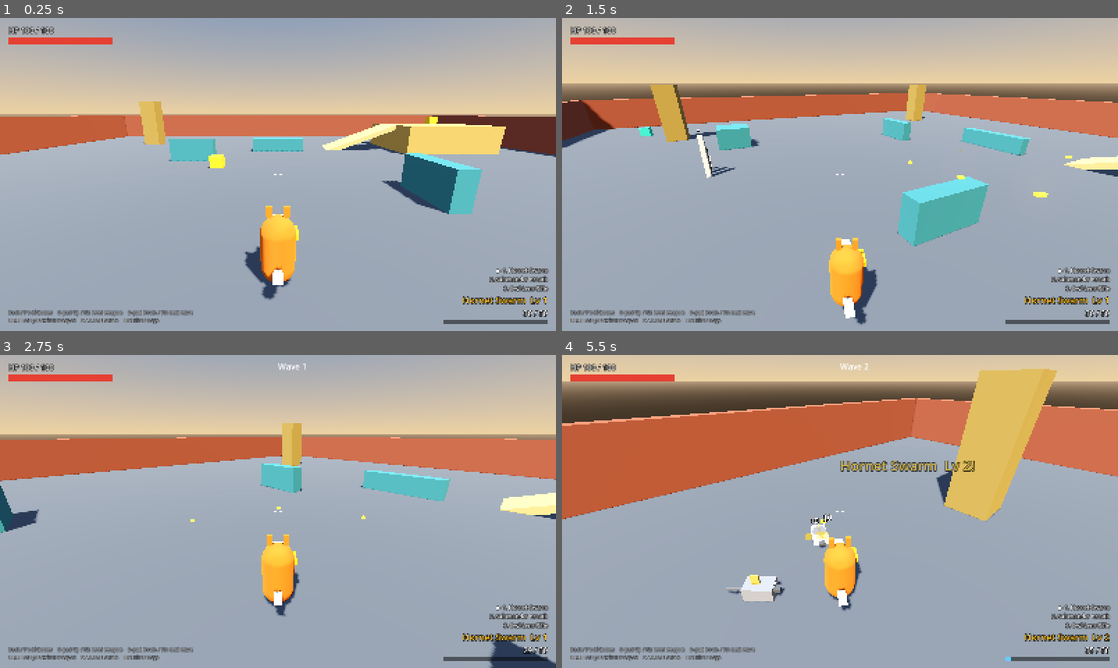
Above: before the commit, frames 1-4 (two rows, left to right).
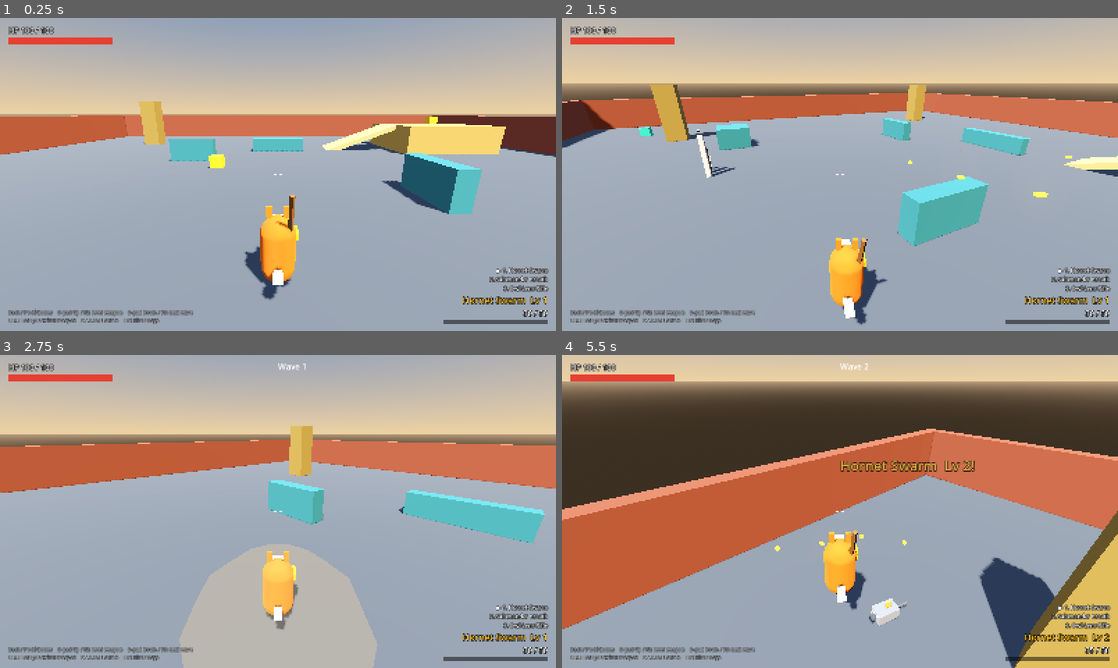
Above: after the commit, the same moments.

Repository: ArcticGizmo/project-fox
Game: Godot game, scene res://scenes/main.tscn
Same seed, same stepped clock (60 frames per second), same inputs: the game is played once before the commit and once after it.
Inputs (mouse positions are in pixels of both pictures, inside the frame that each line leads up to):
- Up to frame 1 (0.25 s): no input
- Up to frame 2 (1.5 s): move the mouse to (962, 158) at 0.52 s; press the mouse at (962, 158) at 0.53 s; hold D (move_right) 0.53-1.28 s; tap Shift (dodge) at 0.6 s; tap Space (jump) at 0.77, 1.07 s; move the mouse to (812, 174) at 1.27 s; release the mouse at (812, 174) at 1.28 s; hold W (move_forward) from 1.28 s (still down); click (812, 174) at 1.35 s
- Up to frame 3 (2.75 s): keep holding W (move_forward); tap Space (jump) at 1.52, 1.82 s; tap F (melee, bound only after the commit) at 1.55, 2.1 s; move the mouse to (289, 505) at 2.02 s; hold Space (jump) from 2.03 s (still down); click (289, 505) at 2.17 s
- Up to frame 4 (5.5 s): keep holding W (move_forward); move the mouse to (834, 517) at 2.77 s; release Space (jump) at 2.78 s; tap Space (jump) at 2.85, 3.02, 3.32, 3.77, 4.07, 4.52, 4.82 s; click (834, 517) at 2.92 s; tap Shift (dodge) at 3.05, 3.6 s; move the mouse to (878, 514) at 3.52 s; press the mouse at (878, 514) at 3.53 s; tap F2 (debug_give_xp) at 4.15 s; move the mouse to (795, 508) at 4.27 s; release the mouse at (795, 508) at 4.28 s; click (795, 508) at 4.35 s; tap F (melee, bound only after the commit) at 4.55 s; tap F3 (debug_next_wave) at 4.9 s; move the mouse to (845, 511) at 5.02 s; hold Space (jump) from 5.03 s (still down); tap Down (look_down) at 5.1 s; click (845, 511) at 5.17 s

The runs differ from the first frame. In frame 1, 0.1% of the frame differs, in the area x 49-54%, y 56-69%; in frame 2, 0.1%; in frame 3, 22%; in frame 4, 51%, in the area x 0-100%, y 4-100%.

Commit message:
Add wooden staff melee with combo, slam and pounce
X (controller), F or mouse thumb button (keyboard/mouse):
- On the ground: a 3-hit combo (right swipe, left swipe, overhead finisher
  with more damage, knockback and hit-stop). Presses are buffered (up to
  two) so mashing never drops a swing, and a short grace window after a
  swing still continues the combo. Each swing steps forward and snaps
  toward the closest enemy near the stick direction.
- In the air, stick neutral: hover briefly, then plunge into a ground slam
  that hits everything within slam_radius.
- In the air, stick pushed: long-jump pounce that ends in the same slam.
  Toggle with PlayerTuning.pounce_enabled.
- Dodge cancels a swing at any time; jump cancels once the hit is out.
  Weapons cannot fire during melee.

All timings, damage and ranges are in PlayerTuning (Staff combo, Slam and
pounce groups). HitBox.outline_when_inactive lets large, rarely-live
hitboxes (the slam) hide their debug outline until they fire.

Co-Authored-By: Claude Opus 5.5 <noreply@anthropic.com>

Diff:
--- a/scripts/autoload/input_setup.gd
+++ b/scripts/autoload/input_setup.gd
@@ -25,6 +25,7 @@
 	# Buttons.
 	_add_button(&"jump", [JOY_BUTTON_A], [KEY_SPACE])
 	_add_button(&"dodge", [JOY_BUTTON_B], [KEY_SHIFT])
+	_add_button(&"melee", [JOY_BUTTON_X], [KEY_F], [MOUSE_BUTTON_XBUTTON1])
 	_add_button(&"weapon_next", [JOY_BUTTON_RIGHT_SHOULDER], [KEY_E])
 	_add_button(&"weapon_prev", [JOY_BUTTON_LEFT_SHOULDER], [KEY_Q])
 	_add_button(&"weapon_slot_1", [], [KEY_1])
--- a/scripts/combat/hit_box.gd
+++ b/scripts/combat/hit_box.gd
@@ -11,6 +11,8 @@
 @export var knockback_up: float = 2.0
 @export var repeat_interval: float = 0.0
 @export var hit_stop: float = 0.0
+## False hides the debug outline while inactive (big, rarely-live boxes like slams).
+@export var outline_when_inactive: bool = true
 
 var active: bool = false:
 	set(value):
@@ -76,5 +78,9 @@
 		_outline.rebuild()
 
 
+func outline_visible() -> bool:
+	return active or outline_when_inactive
+
+
 func get_debug_color() -> Color:
 	return Color(1.0, 0.1, 0.1, 1.0) if active else Color(0.6, 0.1, 0.1, 0.3)
--- a/scripts/debug/debug_outline.gd
+++ b/scripts/debug/debug_outline.gd
@@ -110,6 +110,8 @@
 
 
 func _process(_delta: float) -> void:
+	if DebugSettings.show_boxes and _area.has_method(&"outline_visible"):
+		visible = bool(_area.call(&"outline_visible"))
 	if visible and _area.has_method(&"get_debug_color"):
 		_material.albedo_color = _area.call(&"get_debug_color")
 
--- a/scripts/player/input/device_input_provider.gd
+++ b/scripts/player/input/device_input_provider.gd
@@ -17,6 +17,7 @@
 	state.jump_pressed = Input.is_action_just_pressed(&"jump")
 	state.jump_held = Input.is_action_pressed(&"jump")
 	state.dodge_pressed = Input.is_action_just_pressed(&"dodge")
+	state.melee_pressed = Input.is_action_just_pressed(&"melee")
 	state.fire_held = Input.is_action_pressed(&"fire")
 	state.strafe_held = Input.is_action_pressed(&"strafe")
 	state.weapon_next = Input.is_action_just_pressed(&"weapon_next")
--- a/scripts/player/input/player_input_state.gd
+++ b/scripts/player/input/player_input_state.gd
@@ -13,6 +13,7 @@
 var jump_pressed: bool = false
 var jump_held: bool = false
 var dodge_pressed: bool = false
+var melee_pressed: bool = false
 var fire_held: bool = false
 var strafe_held: bool = false
 var weapon_next: bool = false
@@ -28,6 +29,7 @@
 	jump_pressed = other.jump_pressed
 	jump_held = other.jump_held
 	dodge_pressed = other.dodge_pressed
+	melee_pressed = other.melee_pressed
 	fire_held = other.fire_held
 	strafe_held = other.strafe_held
 	weapon_next = other.weapon_next
--- a/scripts/player/input/scripted_input_provider.gd
+++ b/scripts/player/input/scripted_input_provider.gd
@@ -10,6 +10,7 @@
 	state.copy_from(next)
 	next.jump_pressed = false
 	next.dodge_pressed = false
+	next.melee_pressed = false
 	next.weapon_next = false
 	next.weapon_prev = false
 	next.weapon_slot = -1
--- a/scripts/player/player.gd
+++ b/scripts/player/player.gd
@@ -34,6 +34,7 @@
 var hurt_box: HurtBox
 var visual: Node3D
 var muzzle: Node3D
+var melee: StaffMelee
 var weapons: Array[Weapon] = []
 var current_weapon_index: int = 0
 var spawn_point: Vector3 = Vector3.ZERO
@@ -158,6 +159,10 @@
 	_gun_material = _flat_material(Color.WHITE)
 	_add_box(Vector3(0.16, 0.16, 0.5), Vector3(0.45, 1.2, -0.3), _gun_material)
 
+	melee = StaffMelee.new()
+	melee.tuning = tuning
+	visual.add_child(melee)
+
 
 func _add_box(size: Vector3, pos: Vector3, mat: Material) -> MeshInstance3D:
 	var mi := MeshInstance3D.new()
@@ -202,6 +207,7 @@
 	_handle_weapon_switch()
 	_update_camera_mode()
 	_update_aim()
+	_handle_melee(delta)
 	_move(delta)
 	_handle_fire()
 	_update_facing(delta)
@@ -236,8 +242,14 @@
 
 	var wish := camera_relative(input.move)
 
+	# Melee can be interrupted by dodge (always) or jump (after the hit lands).
+	if melee.is_busy() and melee.can_cancel():
+		var after_hit := melee.phase != StaffMelee.Phase.SWING or melee.phase_time > tuning.melee_active_end
+		if input.dodge_pressed or (_jump_buffer > 0.0 and after_hit):
+			melee.cancel()
+
 	# Dodge
-	if input.dodge_pressed and _dodge_cooldown <= 0.0 and _dodge_time <= 0.0 and (on_floor or not _air_dodge_used):
+	if input.dodge_pressed and not melee.is_busy() and _dodge_cooldown <= 0.0 and _dodge_time <= 0.0 and (on_floor or not _air_dodge_used):
 		_dodge_dir = wish.normalized() if wish.length_squared() > 0.01 else facing_forward()
 		_dodge_time = tuning.dodge_duration
 		_dodge_cooldown = tuning.dodge_duration + tuning.dodge_cooldown
@@ -250,6 +262,17 @@
 	var h := Vector3(velocity.x, 0.0, velocity.z) - _knockback
 	if is_dodging():
 		h = _dodge_dir * tuning.dodge_speed
+	elif melee.phase == StaffMelee.Phase.SWING:
+		if melee.phase_time < tuning.melee_lunge_time:
+			h = facing_forward() * tuning.melee_lunge_speed
+		else:
+			h = h.move_toward(Vector3.ZERO, tuning.ground_deceleration * delta)
+	elif melee.phase == StaffMelee.Phase.SLAM_HOVER or melee.phase == StaffMelee.Phase.SLAM_FALL:
+		h = Vector3.ZERO
+	elif melee.phase == StaffMelee.Phase.POUNCE:
+		pass  # keep the launch momentum
+	elif melee.phase == StaffMelee.Phase.SLAM_RECOVER:
+		h = h.move_toward(Vector3.ZERO, tuning.ground_deceleration * delta)
 	else:
 		var target_h := wish * move_speed_for(wish)
 		var accel: float
@@ -264,7 +287,7 @@
 	h += _knockback
 
 	# Jump
-	if _jump_buffer > 0.0:
+	if _jump_buffer > 0.0 and not melee.is_busy():
 		if on_floor or _coyote > 0.0:
 			velocity.y = tuning.jump_velocity()
 			_jump_buffer = 0.0
@@ -274,8 +297,12 @@
 			_air_jumps_left -= 1
 			_jump_buffer = 0.0
 
-	# Gravity (none during an air dodge so it reads as a dash)
-	if not (is_dodging() and not on_floor):
+	# Gravity (none during an air dodge so it reads as a dash; slams set it directly)
+	if melee.phase == StaffMelee.Phase.SLAM_HOVER:
+		velocity.y = 0.0
+	elif melee.phase == StaffMelee.Phase.SLAM_FALL:
+		velocity.y = -tuning.slam_fall_speed
+	elif not (is_dodging() and not on_floor):
 		var g := tuning.gravity
 		if velocity.y < 0.0:
 			g *= tuning.fall_gravity_multiplier
@@ -286,6 +313,50 @@
 	velocity.x = h.x
 	velocity.z = h.z
 	move_and_slide()
+	if is_on_floor() and (melee.phase == StaffMelee.Phase.SLAM_FALL or melee.phase == StaffMelee.Phase.POUNCE):
+		melee.land(global_position)
+
+
+# --- Melee --------------------------------------------------------------------
+
+func _handle_melee(delta: float) -> void:
+	if input.melee_pressed and not is_dodging():
+		var stick := camera_relative(input.move)
+		var started := melee.request_attack(is_on_floor(), stick)
+		match started:
+			StaffMelee.Phase.SWING:
+				_snap_facing_for_swing(stick)
+			StaffMelee.Phase.POUNCE:
+				var dir := stick.normalized()
+				facing_yaw = yaw_of(dir)
+				velocity = dir * tuning.pounce_speed + Vector3.UP * tuning.pounce_up_speed
+	# A buffered press chains into the next swing inside update(); re-aim it too.
+	var before := melee.combo_index
+	melee.update(delta)
+	if melee.phase == StaffMelee.Phase.SWING and melee.combo_index != before and melee.phase_time == 0.0:
+		_snap_facing_for_swing(camera_relative(input.move))
+
+
+## Turn toward the closest enemy near the stick direction (or facing), so swings connect.
+func _snap_facing_for_swing(stick: Vector3) -> void:
+	var reference := stick.normalized() if stick.length_squared() > 0.04 else facing_forward()
+	var best: Node3D = null
+	var best_dist := tuning.melee_snap_range
+	for n: Node3D in AimAssist.nodes_in_group(get_tree(), &"enemies"):
+		var to := n.global_position - global_position
+		to.y = 0.0
+		var dist := to.length()
+		if dist < 0.01 or dist > best_dist:
+			continue
+		if rad_to_deg(reference.angle_to(to / dist)) > tuning.melee_snap_angle_deg:
+			continue
+		best = n
+		best_dist = dist
+	if best != null:
+		facing_yaw = yaw_of(best.global_position - global_position)
+	elif stick.length_squared() > 0.04:
+		facing_yaw = yaw_of(stick)
+	visual.rotation.y = facing_yaw
 
 
 ## Top speed for a wish direction: full run, strafe (slower, slowest backwards) or scoped.
@@ -333,7 +404,9 @@
 func _update_facing(delta: float) -> void:
 	var target_yaw := facing_yaw
 	var speed := deg_to_rad(tuning.turn_speed_deg)
-	if is_strafing():
+	if melee.is_busy():
+		pass  # facing is set when the attack starts
+	elif is_strafing():
 		# Lock to the camera, not the aim target, so strafing never jitters
 		# when aim assist swaps targets.
 		target_yaw = camera_rig.yaw
@@ -404,7 +477,7 @@
 	var w := current_weapon()
 	if w == null:
 		return
-	var firing := input.fire_held and not is_dodging()
+	var firing := input.fire_held and not is_dodging() and not melee.is_busy()
 	if firing:
 		_fire_facing = tuning.fire_facing_time
 	w.trigger(firing, current_aim())
@@ -484,6 +557,7 @@
 	_respawn_timer = RESPAWN_DELAY
 	velocity = Vector3.ZERO
 	current_weapon().on_unequipped()
+	melee.cancel()
 	visual.visible = false
 	GameFeel.impact(global_position + Vector3.UP, BODY_COLOR, 3.0, 0.5)
 	died.emit()
--- a/scripts/player/player_tuning.gd
+++ b/scripts/player/player_tuning.gd
@@ -67,6 +67,39 @@
 @export var max_shake_offset: float = 0.35
 
 
+@export_group("Staff combo")
+## One entry per combo hit; the combo length is the array size.
+@export var melee_damage: PackedFloat32Array = PackedFloat32Array([14.0, 14.0, 28.0])
+@export var melee_knockback: PackedFloat32Array = PackedFloat32Array([4.0, 4.0, 11.0])
+## Total duration of each swing in seconds.
+@export var melee_swing_time: PackedFloat32Array = PackedFloat32Array([0.3, 0.3, 0.45])
+@export var melee_hit_stop: PackedFloat32Array = PackedFloat32Array([0.03, 0.03, 0.07])
+## Window (seconds into the swing) where the staff hitbox is live.
+@export var melee_active_start: float = 0.06
+@export var melee_active_end: float = 0.16
+## Forward step at the start of each swing.
+@export var melee_lunge_speed: float = 7.0
+@export var melee_lunge_time: float = 0.12
+## After the last swing ends, a press within this time still continues the combo.
+@export var melee_combo_grace: float = 0.25
+## Swings snap the fox toward the closest enemy within this range/angle.
+@export var melee_snap_range: float = 4.5
+@export var melee_snap_angle_deg: float = 75.0
+
+@export_group("Slam and pounce")
+## Melee in the air with the stick neutral: hover, then plunge straight down.
+@export var slam_hover_time: float = 0.12
+@export var slam_fall_speed: float = 32.0
+@export var slam_damage: float = 30.0
+@export var slam_radius: float = 3.5
+@export var slam_knockback: float = 10.0
+@export var slam_knockback_up: float = 7.0
+@export var slam_recovery: float = 0.3
+## Melee in the air with the stick pushed: long-jump arc that slams on landing.
+@export var pounce_enabled: bool = true
+@export var pounce_speed: float = 15.0
+@export var pounce_up_speed: float = 6.0
+
 @export_group("Strafe and zoom")
 ## Camera pulls in slightly while strafing so the mode change reads.
 @export var strafe_camera_distance: float = 4.6
--- /dev/null
+++ b/scripts/player/staff_melee.gd
@@ -0,0 +1,228 @@
+class_name StaffMelee
+extends Node3D
+## Wooden staff melee: a ground combo (length = tuning.melee_damage.size()),
+## a straight-down ground slam, and a long-jump pounce that ends in a slam.
+## Lives under the player's visual so it faces with the fox. The player asks
+## for attacks and reads `phase` to drive movement; this node owns timing,
+## hitboxes and the staff's pose.
+
+signal swung(index: int)
+signal slammed(at: Vector3)
+
+enum Phase { IDLE, SWING, SLAM_HOVER, SLAM_FALL, POUNCE, SLAM_RECOVER }
+
+const STAFF_COLOR := Color(0.55, 0.36, 0.18)
+const SLAM_ACTIVE_TIME := 0.1
+
+var tuning: PlayerTuning
+var phase: Phase = Phase.IDLE
+var phase_time: float = 0.0
+var combo_index: int = -1
+var hit_box: HitBox
+var slam_box: HitBox
+
+## Buffered presses (max 2) so mashing never drops a swing at a chain boundary.
+var _queued: int = 0
+var _since_combo_end: float = INF
+var _slam_active_left: float = 0.0
+var _swing_shape: BoxShape3D
+var _swing_cs: CollisionShape3D
+var _slam_shape: SphereShape3D
+var _pivot: Node3D
+
+
+func _ready() -> void:
+	name = "StaffMelee"
+	hit_box = HitBox.new()
+	hit_box.name = "StaffHitBox"
+	hit_box.collision_mask = Layers.ENEMY_HURTBOX
+	hit_box.knockback_up = 2.5
+	_swing_shape = BoxShape3D.new()
+	_swing_cs = CollisionShape3D.new()
+	_swing_cs.shape = _swing_shape
+	hit_box.add_child(_swing_cs)
+	add_child(hit_box)
+
+	slam_box = HitBox.new()
+	slam_box.name = "SlamHitBox"
+	slam_box.collision_mask = Layers.ENEMY_HURTBOX
+	slam_box.outline_when_inactive = false
+	_slam_shape = SphereShape3D.new()
+	_slam_shape.radius = tuning.slam_radius
+	var scs := CollisionShape3D.new()
+	scs.shape = _slam_shape
+	scs.position.y = 0.5
+	slam_box.add_child(scs)
+	add_child(slam_box)
+
+	_pivot = Node3D.new()
+	_pivot.name = "StaffPivot"
+	_pivot.position = Vector3(0.3, 1.1, 0.0)
+	add_child(_pivot)
+	var staff := MeshInstance3D.new()
+	var mesh := BoxMesh.new()
+	mesh.size = Vector3(0.09, 0.09, 1.8)
+	staff.mesh = mesh
+	var mat := StandardMaterial3D.new()
+	mat.albedo_color = STAFF_COLOR
+	staff.material_override = mat
+	staff.position = Vector3(0, 0, -0.75)
+	_pivot.add_child(staff)
+	_set_swing_shape(0)
+	_pose(idle_pose())
+
+
+func combo_length() -> int:
+	return tuning.melee_damage.size()
+
+
+func is_busy() -> bool:
+	return phase != Phase.IDLE
+
+
+func is_slamming() -> bool:
+	return phase == Phase.SLAM_HOVER or phase == Phase.SLAM_FALL or phase == Phase.POUNCE
+
+
+## Can a dodge/jump interrupt right now? Swings can always be dodge-cancelled;
+## the slam commits until it lands.
+func can_cancel() -> bool:
+	return phase == Phase.SWING or phase == Phase.SLAM_RECOVER or phase == Phase.IDLE
+
+
+## Called when melee is pressed. `on_floor` picks combo vs air attack;
+## `stick` (world space, may be zero) picks slam vs pounce in the air.
+## Returns the phase that was started (or IDLE if the press was buffered/ignored).
+func request_attack(on_floor: bool, stick: Vector3) -> Phase:
+	match phase:
+		Phase.SWING:
+			_queued = mini(_queued + 1, 2)
+			return Phase.IDLE
+		Phase.IDLE:
+			if on_floor:
+				var next := 0
+				if _since_combo_end <= tuning.melee_combo_grace and combo_index + 1 < combo_length():
+					next = combo_index + 1
+				_start_swing(next)
+				return Phase.SWING
+			if tuning.pounce_enabled and stick.length_squared() > 0.25:
+				_enter(Phase.POUNCE)
+				return Phase.POUNCE
+			_enter(Phase.SLAM_HOVER)
+			return Phase.SLAM_HOVER
+	return Phase.IDLE
+
+
+func cancel() -> void:
+	if phase == Phase.SWING:
+		_since_combo_end = 0.0
+	hit_box.active = false
+	_queued = 0
+	_enter(Phase.IDLE)
+
+
+## Called by the player when it touches the ground during a slam or pounce.
+func land(at: Vector3) -> void:
+	if phase != Phase.SLAM_FALL and phase != Phase.POUNCE:
+		return
+	slam_box.damage = tuning.slam_damage
+	slam_box.knockback = tuning.slam_knockback
+	slam_box.knockback_up = tuning.slam_knockback_up
+	slam_box.hit_stop = 0.06
+	slam_box.active = true
+	_slam_active_left = SLAM_ACTIVE_TIME
+	_enter(Phase.SLAM_RECOVER)
+	GameFeel.shake(0.45)
+	GameFeel.impact(at + Vector3.UP * 0.2, Color(0.9, 0.75, 0.5, 0.6), tuning.slam_radius * 2.0, 0.25)
+	DebugSettings.flash_sphere(at + Vector3.UP * 0.5, tuning.slam_radius, Color(1, 0.2, 0.1), 0.3)
+	slammed.emit(at)
+
+
+func update(delta: float) -> void:
+	phase_time += delta
+	_since_combo_end += delta
+	if _slam_active_left > 0.0:
+		_slam_active_left -= delta
+		if _slam_active_left <= 0.0:
+			slam_box.active = false
+	match phase:
+		Phase.SWING:
+			hit_box.active = phase_time >= tuning.melee_active_start and phase_time <= tuning.melee_active_end
+			if phase_time >= tuning.melee_swing_time[combo_index]:
+				hit_box.active = false
+				if _queued > 0 and combo_index + 1 < combo_length():
+					_start_swing(combo_index + 1)
+				else:
+					_queued = 0
+					_since_combo_end = 0.0
+					if combo_index + 1 >= combo_length():
+						combo_index = -1
+					_enter(Phase.IDLE)
+		Phase.SLAM_HOVER:
+			if phase_time >= tuning.slam_hover_time:
+				_enter(Phase.SLAM_FALL)
+		Phase.SLAM_RECOVER:
+			if phase_time >= tuning.slam_recovery:
+				combo_index = -1
+				_enter(Phase.IDLE)
+	_update_pose()
+
+
+func _start_swing(index: int) -> void:
+	combo_index = index
+	_queued = maxi(0, _queued - 1)
+	_set_swing_shape(index)
+	hit_box.damage = tuning.melee_damage[index]
+	hit_box.knockback = tuning.melee_knockback[index]
+	hit_box.hit_stop = tuning.melee_hit_stop[index]
+	hit_box.active = false
+	_enter(Phase.SWING)
+	swung.emit(index)
+
+
+func _enter(p: Phase) -> void:
+	phase = p
+	phase_time = 0.0
+
+
+func is_finisher(index: int) -> bool:
+	return index == combo_length() - 1
+
+
+func _set_swing_shape(index: int) -> void:
+	if is_finisher(index):
+		_swing_shape.size = Vector3(3.0, 2.0, 2.6)
+		_swing_cs.position = Vector3(0, 0.9, -1.45)
+	else:
+		_swing_shape.size = Vector3(2.6, 1.6, 2.2)
+		_swing_cs.position = Vector3(0, 0.9, -1.25)
+	hit_box.refresh_outline()
+
+
+# --- Staff pose (pure presentation) --------------------------------------------
+
+## Euler degrees for the staff pivot: x = pitch (+ raises the tip), y = yaw (+ = left).
+func idle_pose() -> Vector3:
+	return Vector3(115, 0, 35)
+
+
+func _update_pose() -> void:
+	match phase:
+		Phase.SWING:
+			var t := ease(clampf(phase_time / tuning.melee_active_end, 0.0, 1.0), 0.4)
+			if is_finisher(combo_index):
+				_pose(Vector3(lerpf(100.0, -35.0, t), 0, 0))
+			elif combo_index % 2 == 0:
+				_pose(Vector3(-10, lerpf(-85.0, 85.0, t), 0))
+			else:
+				_pose(Vector3(-10, lerpf(85.0, -85.0, t), 0))
+		Phase.SLAM_HOVER, Phase.POUNCE:
+			_pose(Vector3(100, 0, 0))
+		Phase.SLAM_FALL, Phase.SLAM_RECOVER:
+			_pose(Vector3(-55, 0, 0))
+		_:
+			_pose(idle_pose())
+
+
+func _pose(euler_deg: Vector3) -> void:
+	_pivot.basis = Basis.from_euler(Vector3(deg_to_rad(euler_deg.x), deg_to_rad(euler_deg.y), deg_to_rad(euler_deg.z)))
--- /dev/null
+++ b/tests/unit/test_melee.gd
@@ -0,0 +1,133 @@
+extends TestCase
+## Staff combo, slam and pounce driven by scripted input. Expectations derive
+## from PlayerTuning so retuning does not break the tests.
+
+const BULL := "res://scenes/enemies/brass_bull.tscn"
+const RAT := "res://scenes/enemies/clockwork_rat.tscn"
+
+var player: Player
+var pad: ScriptedInputProvider
+var swings: Array[int] = []
+var slams: int = 0
+
+
+func before_each() -> void:
+	add_floor()
+	pad = ScriptedInputProvider.new()
+	player = Player.new()
+	player.input_provider = pad
+	player.position = Vector3(0, 0.05, 0)
+	add_child(player)
+	player.melee.swung.connect(func(i: int) -> void: swings.append(i))
+	player.melee.slammed.connect(func(_at: Vector3) -> void: slams += 1)
+	await wait_frames(10)
+
+
+## A sturdy, stationary target in front of the fox (-Z).
+func _frozen_enemy(path: String, at: Vector3) -> Enemy:
+	var e := spawn_enemy(path, at, PI)
+	await wait_frames(2)
+	e.set_physics_process(false)
+	return e
+
+
+func _damage(e: Enemy) -> float:
+	return e.health.max_health - e.health.current
+
+
+func test_three_hit_combo_chains_with_buffered_presses() -> void:
+	var bull := await _frozen_enemy(BULL, Vector3(0, 0, -2.4))
+	for _i: int in 3:
+		pad.next.melee_pressed = true
+		await wait_seconds(0.15)
+	await wait_seconds(0.8)
+	assert_eq(swings, [0, 1, 2] as Array[int], "combo order")
+	var t := player.tuning
+	assert_near(_damage(bull), t.melee_damage[0] + t.melee_damage[1] + t.melee_damage[2], 0.01, "each swing hit once")
+	assert_false(player.melee.is_busy(), "combo finished")
+
+
+func test_mashing_never_overruns_the_combo() -> void:
+	for _i: int in 8:
+		pad.next.melee_pressed = true
+		await wait_frames(3)
+	await wait_seconds(1.5)
+	assert_eq(swings, [0, 1, 2] as Array[int], "extra presses are dropped after the finisher")
+	assert_false(player.melee.is_busy(), "returns to idle")
+
+
+func test_combo_resets_after_pause() -> void:
+	pad.next.melee_pressed = true
+	await wait_seconds(1.0)
+	pad.next.melee_pressed = true
+	await wait_frames(2)
+	assert_eq(swings, [0, 0] as Array[int], "late press restarts the combo")
+
+
+func test_press_within_grace_continues_combo() -> void:
+	pad.next.melee_pressed = true
+	await wait_seconds(player.tuning.melee_swing_time[0] + 0.1)
+	assert_false(player.melee.is_busy(), "first swing over")
+	pad.next.melee_pressed = true
+	await wait_frames(2)
+	assert_eq(swings, [0, 1] as Array[int], "grace window chains")
+
+
+func test_swing_snaps_toward_nearby_enemy() -> void:
+	await _frozen_enemy(RAT, Vector3(2.5, 0, -1.5))
+	pad.next.melee_pressed = true
+	await wait_frames(2)
+	var to := Vector3(2.5, 0, -1.5) - player.global_position
+	assert_near(player.facing_yaw, Player.yaw_of(to), 0.15, "faces the rat")
+
+
+func test_dodge_cancels_swing_and_firing_is_blocked() -> void:
+	var w := player.current_weapon()
+	var ammo := w.ammo
+	pad.next.melee_pressed = true
+	pad.next.fire_held = true
+	await wait_frames(3)
+	assert_true(player.melee.is_busy(), "swinging")
+	assert_eq(w.ammo, ammo, "no shots while swinging")
+	pad.next.fire_held = false
+	pad.next.dodge_pressed = true
+	await wait_frames(2)
+	assert_false(player.melee.is_busy(), "dodge cancelled the swing")
+	assert_true(player.is_dodging(), "dodging")
+
+
+func test_ground_slam_hits_area_on_landing() -> void:
+	var rat := await _frozen_enemy(RAT, Vector3(2.5, 0, 0))
+	pad.next.jump_pressed = true
+	pad.next.jump_held = true
+	await wait_seconds(0.3)
+	pad.next.melee_pressed = true
+	var landed := await wait_until(func() -> bool: return slams > 0, 2.0)
+	assert_true(landed, "slam landed")
+	assert_near(player.global_position.x, 0.0, 0.05, "neutral slam goes straight down")
+	await wait_frames(3)
+	assert_near(_damage(rat), minf(player.tuning.slam_damage, rat.max_health), 0.01, "rat inside slam radius takes slam damage")
+
+
+func test_pounce_launches_forward_and_slams() -> void:
+	pad.next.jump_pressed = true
+	pad.next.jump_held = true
+	await wait_seconds(0.25)
+	pad.next.move = Vector2(0, -1)
+	pad.next.melee_pressed = true
+	var landed := await wait_until(func() -> bool: return slams > 0, 3.0)
+	assert_true(landed, "pounce ended in a slam")
+	assert_true(player.global_position.z < -6.0, "long-jump distance, z=%.2f" % player.global_position.z)
+
+
+func test_pounce_can_be_disabled() -> void:
+	player.tuning = player.tuning.duplicate() as PlayerTuning
+	player.tuning.pounce_enabled = false
+	player.melee.tuning = player.tuning
+	pad.next.jump_pressed = true
+	pad.next.jump_held = true
+	await wait_seconds(0.3)
+	pad.next.move = Vector2(0, -1)
+	pad.next.melee_pressed = true
+	await wait_frames(1)
+	assert_eq(player.melee.phase, StaffMelee.Phase.SLAM_HOVER, "falls back to a straight slam")
--- a/tools/screenshot.gd
+++ b/tools/screenshot.gd
@@ -29,6 +29,11 @@
 	DebugSettings.show_boxes = true
 	await get_tree().create_timer(0.1).timeout
 	await _capture("debug_boxes.png")
+	Input.action_press(&"melee")
+	await get_tree().create_timer(0.1).timeout
+	Input.action_release(&"melee")
+	await _capture("melee.png")
+	await get_tree().create_timer(0.5).timeout
 	# Overview from above to check layout and enemy scale.
 	var cam := Camera3D.new()
 	add_child(cam)
Not shown, added: scripts/player/staff_melee.gd.uid
Not shown, added: tests/unit/test_melee.gd.uid
Not shown, changed: tools/test.ps1
